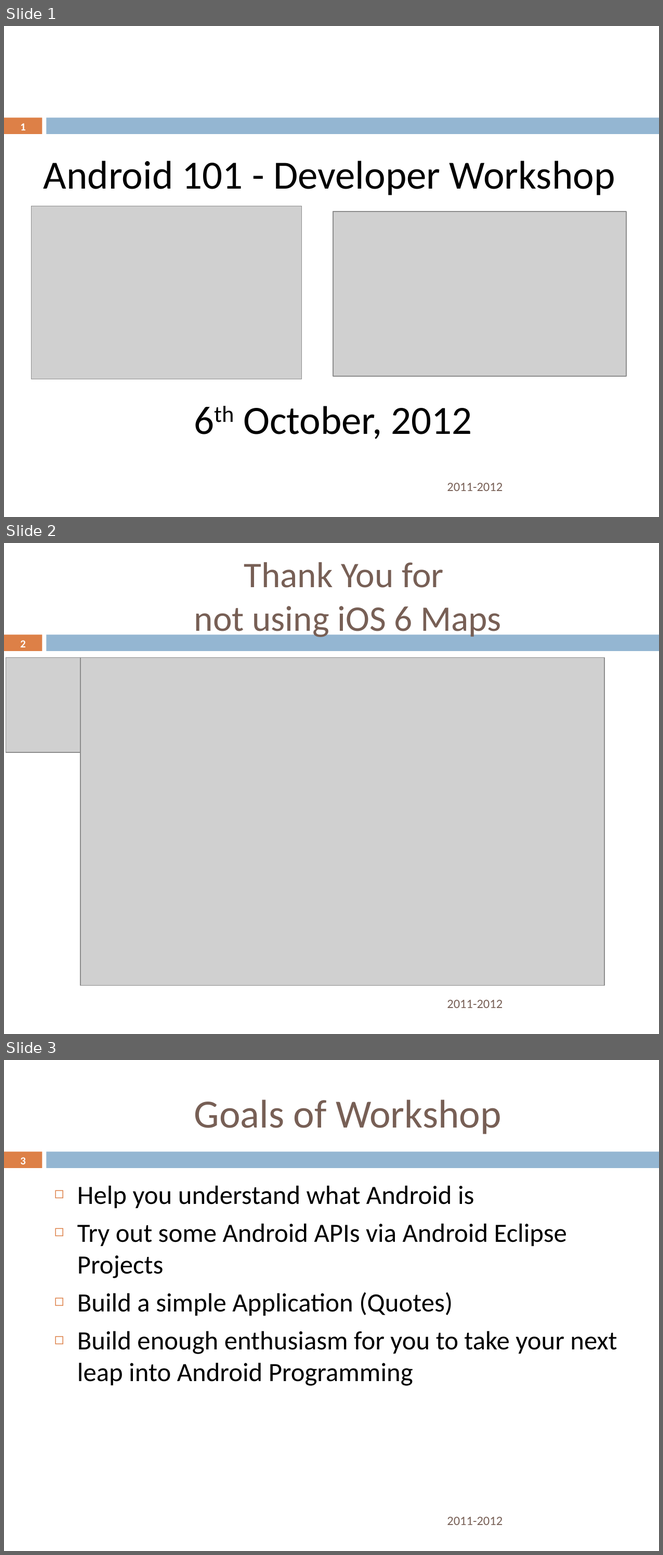
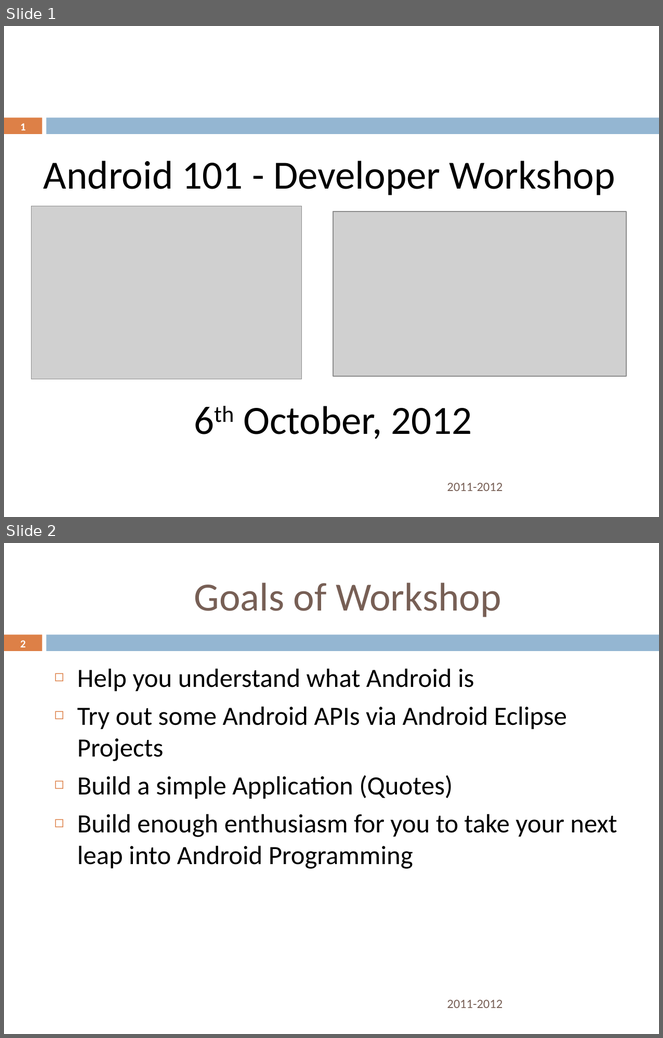
Before and after one commit to rominirani/Nitrodroid-2012-Android101-Workshop, a slide deck: presentation/AndroidDeveloper101Workshop-October6-Nitrodroid-2012-MindStormSoftware.pptx. Shown one above the other, each under a label of ours: slides 1, 2 and 3 before the commit, slides 1 and 2 after it. The pictures are 663x1555 and 663x1038 pixels, drawn with LibreOffice and Linux fonts; fonts in the diff are those of the drawing; grey boxes stand for pictures; background and template pictures are left out. Boxes give left, top, right and bottom in pixels: in the first picture for what was removed or moved away, otherwise in the second. Text is boxed around its words. In the diff, an @@ line names an element or a change of style, - is before the commit and + after.

Commit message:
removed slide 2

```diff
--- a/presentation/AndroidDeveloper101Workshop-October6-Nitrodroid-2012-MindStormSoftware.pptx
+++ b/presentation/AndroidDeveloper101Workshop-October6-Nitrodroid-2012-MindStormSoftware.pptx
@@ slide 2 removed at box(4, 543, 659, 1034), background #FFFFFF; not listed: 2 template elements that a slide beside it also shows @@
@@ title removed at box(194, 562, 502, 640) @@
-Thank You for
-not using iOS 6 Maps
@@ page number removed at box(20, 640, 26, 648) @@
-2
@@ picture removed at box(6, 657, 80, 753) @@
@@ picture removed at box(80, 657, 605, 986) @@
@@ text removed at box(447, 1000, 503, 1008) @@
-2011-2012
@@ what was slide 3 is now slide 2 @@
@@ page number at box(20, 640, 26, 648): text changed @@
-3
+2
```
